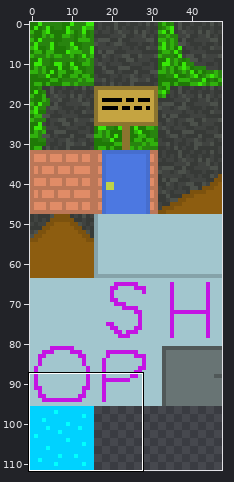
A sprite sheet gets an edit: core/assets/maps/tiles.png. Above, an overview of the earlier version with the close-up marked.
Close-up. First the earlier version:
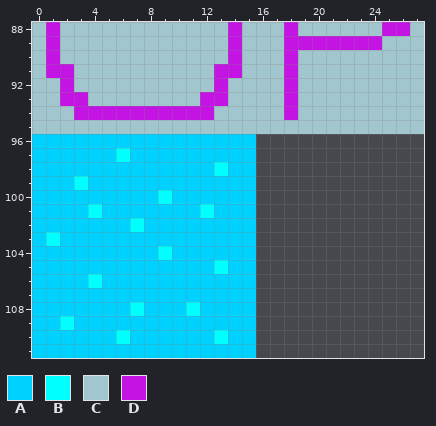
The file is 48x112 pixels. Colours within 5 levels of each other are drawn and written as one. Shown: x 0..27, y 88..111.
Palette (. is transparent): A #00d2ff  B #00ffff  C #a2c6ce  D #c414e3
Pixels before, first column x 0:
 88 CDCCCCCCCCCCCCDCCCDCCCCCCDDC
 89 CDCCCCCCCCCCCCDCCCDDDDDDDCCC
 90 CDCCCCCCCCCCCCDCCCDCCCCCCCCC
 91 CDDCCCCCCCCCCDDCCCDCCCCCCCCC
 92 CCDCCCCCCCCCCDCCCCDCCCCCCCCC
 93 CCDDCCCCCCCCDDCCCCDCCCCCCCCC
 94 CCCDDDDDDDDDDCCCCCDCCCCCCCCC
 95 CCCCCCCCCCCCCCCCCCCCCCCCCCCC
 96 AAAAAAAAAAAAAAAA............
 97 AAAAAABAAAAAAAAA............
 98 AAAAAAAAAAAAABAA............
 99 AAABAAAAAAAAAAAA............
100 AAAAAAAAABAAAAAA............
101 AAAABAAAAAAABAAA............
102 AAAAAAABAAAAAAAA............
103 ABAAAAAAAAAAAAAA............
104 AAAAAAAAABAAAAAA............
105 AAAAAAAAAAAAABAA............
106 AAAABAAAAAAAAAAA............
107 AAAAAAAAAAAAAAAA............
108 AAAAAAABAAABAAAA............
109 AABAAAAAAAAAAAAA............
110 AAAAAABAAAAAABAA............
111 AAAAAAAAAAAAAAAA............
Once edited:
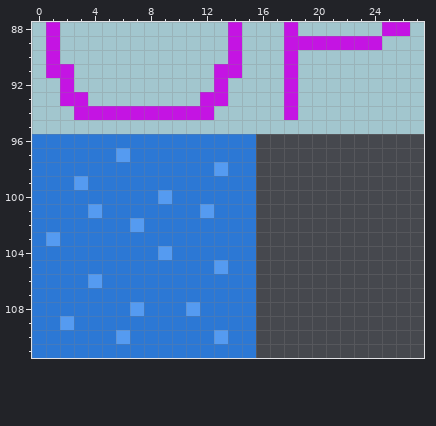
Change:
colour A: #00d2ff -> #2c78d5
colour B: #00ffff -> #559bf1
Changed places in both close-ups, as pixel boxes (x1, y1, x2, y2):
changed: (32, 134, 256, 358)
